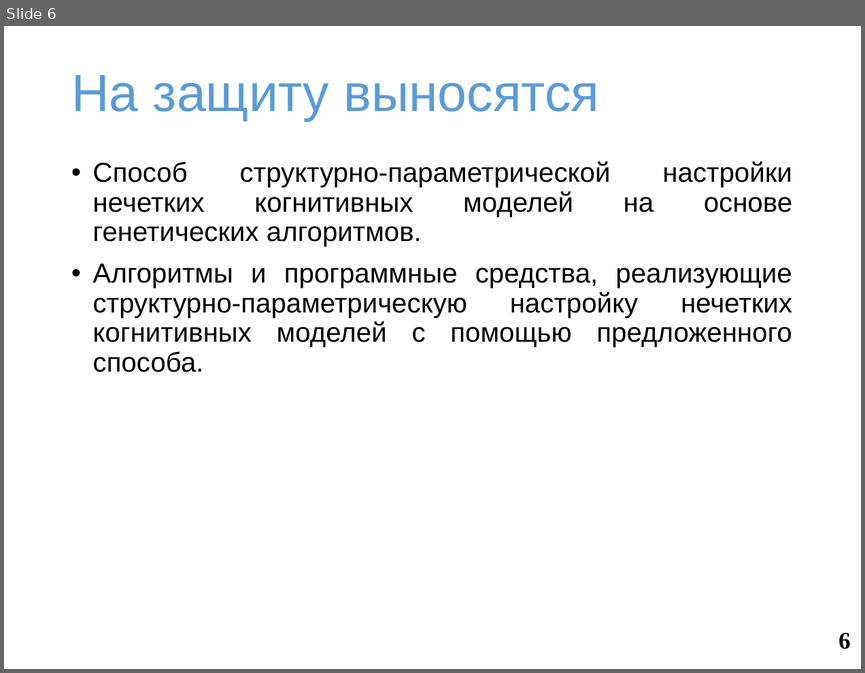
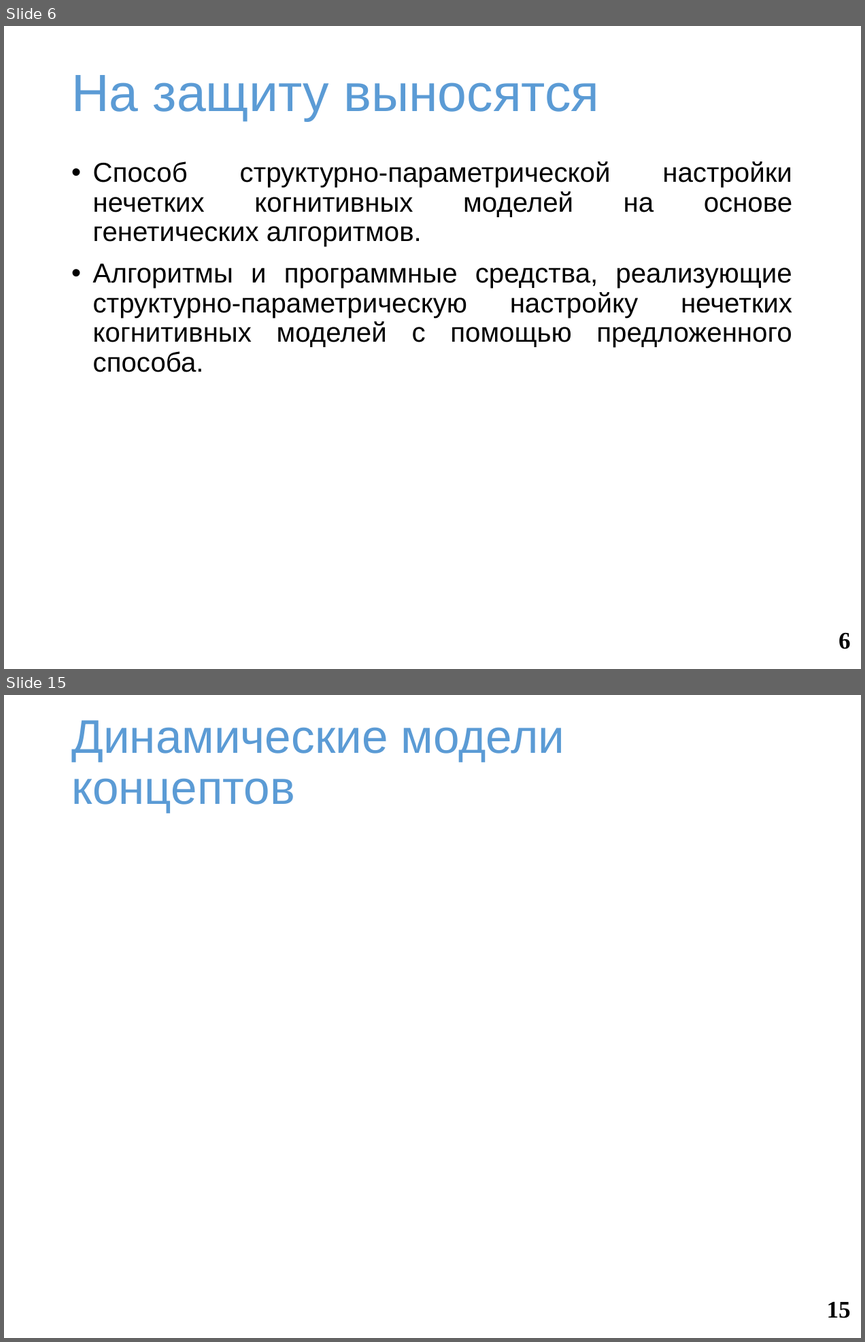
Before and after one commit to SquakR/fuzzy_cognitive_model, a slide deck: docs/presentation.pptx. Shown one above the other, each under a label of ours: slide 6 before the commit, slides 6 and 15 after it; the slides between them are not shown. The pictures are 865x673 and 865x1342 pixels, drawn with LibreOffice and Linux fonts; fonts in the diff are those of the drawing; grey boxes stand for pictures; background and template pictures are left out. Boxes give left, top, right and bottom in pixels: in the first picture for what was removed or moved away, otherwise in the second. Text is boxed around its words. In the diff, an @@ line names an element or a change of style, - is before the commit and + after.

```diff
--- a/docs/presentation.pptx
+++ b/docs/presentation.pptx
@@ slide 15 added at (4,695,861,1338), background #FFFFFF @@
@@ title added at (71,720,564,813), 39.6 pt, text #5B9BD5 @@
+Динамические модели концептов
@@ page number added at (827,1302,851,1318), 20 pt, text #000000, bold @@
+15
```
Also in this commit, not shown: 3 slides changed, 24 other slides added, 2 other files.
